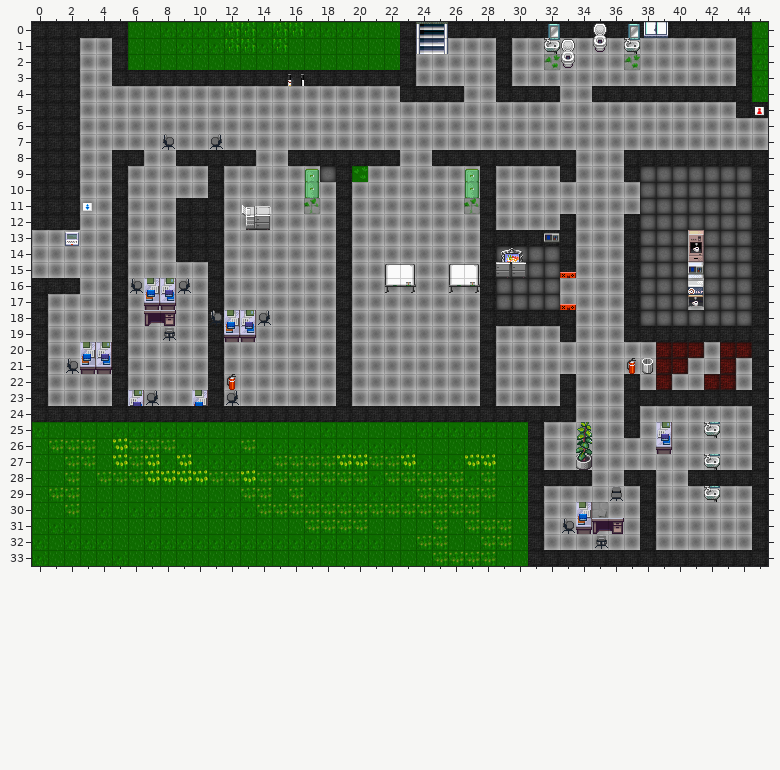
Tiled map (JSON), stored at maps/map-digitalhub.json. The picture above was drawn from the file before the commit.
Cells are 32x32 px. Shown: x 0..45, y 0..33.
New version:
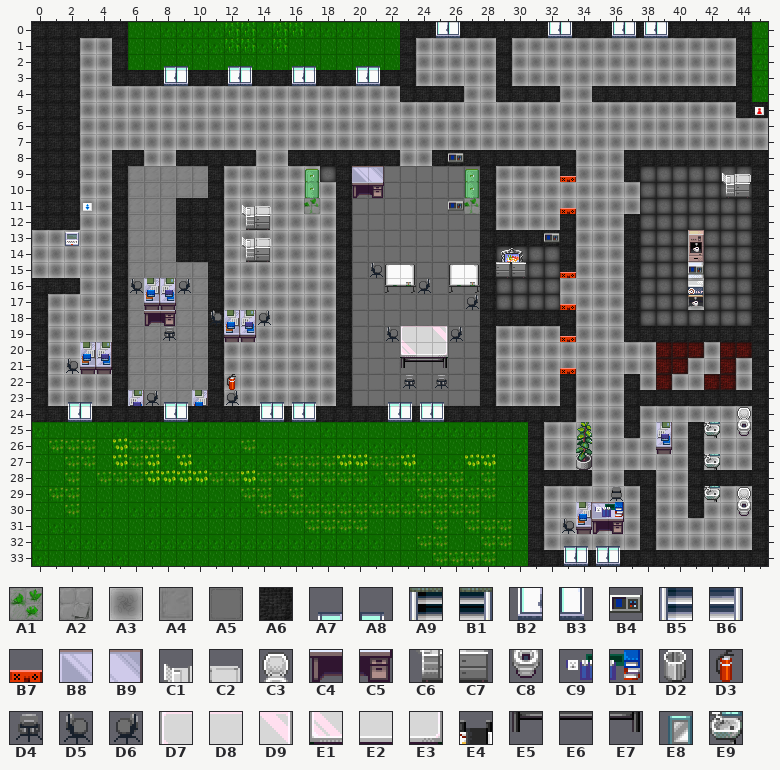
Key: from "floortileset": A1 3, A2 13, A3 14, A4 23, A5 31, A6 37; from "office_1": A7 14, A8 15, A9 24, B1 25, B2 30, B3 31, B4 32, B5 40, B6 41, B7 47, B8 48, B9 49, C1 56, C2 57, C3 62, C4 64, C5 65, C6 72, C7 73, C8 78, C9 80, D1 81, D2 96, D3 97, D4 113, D5 114, D6 115, D7 152, D8 153, D9 154, E1 168, E2 169, E3 170, E4 176, E5 184, E6 185, E7 186, E8 200, E9 216.
__ is an empty cell.
Tiles of an added or newly shown layer are drawn over the layers below it.
Change:
Layer "bottom":
Tile A6 replaces tile A3 in rows 25 to 27 at x 41; in rows 29 to 30 at x 41.
Layer "openFSwebsite" (added):
Tile A5 is added in row 9 at x 22 to 27; in row 10 at x 20 to 27; in row 11 at x 20 to 26; in rows 12 to 18 at x 20 to 27; in rows 19 to 20 at x 20 to 22 and 26 to 27; in rows 21 to 23 at x 20 to 27.
Layer "openDHTwebsite" (added):
Tile A4 is added in rows 9 to 10 at x 6 to 10; in rows 11 to 14 at x 6 to 8; in row 15 at x 6 to 10; in row 16 at x 6 and 9 to 10; in rows 17 to 22 at x 6 to 10; in row 23 at x 7 to 9.
Layer "top":
Tile A7 replaces tile D4 in row 32 at x 35.
Tile A7 is added in row 2 at x 8, 12, 16 and 20; in row 23 at x 2, 8, 14, 16, 22 and 24; in row 32 at x 33.
Tile A8 is added in row 2 at x 9, 13, 17 and 21; in row 23 at x 3, 9, 15, 17, 23 and 25; in row 32 at x 34 and 36.
Tile B2 replaces tile B1 in row 0 at x 25.
Tile B2 replaces tile E8 in row 0 at x 32.
Tile B2 is added in row 0 at x 36; in row 3 at x 8, 12, 16 and 20; in row 24 at x 2, 8, 14, 16, 22 and 24; in row 33 at x 33 and 35.
Tile B3 replaces tile E8 in row 0 at x 37.
Tile B3 is added in row 0 at x 26 and 33; in row 3 at x 9, 13, 17 and 21; in row 24 at x 3, 9, 15, 17, 23 and 25; in row 33 at x 34 and 36.
Tile B7 is added in row 9 at x 33; in row 11 at x 33; in row 19 at x 33; in row 21 at x 33.
Tile C3 is added in row 24 at x 44; in row 29 at x 44.
Tile C8 is added in row 25 at x 44; in row 30 at x 44.
The edit erases tile A1 in row 2 at x 32 and 37.
The edit erases tile A9 in row 0 at x 24.
The edit erases tile B5 in row 1 at x 24.
The edit erases tile B6 in row 1 at x 25.
The edit erases tile C3 in row 0 at x 35; in row 1 at x 33.
The edit erases tile C8 in row 1 at x 35; in row 2 at x 33.
The edit erases tile D2 in row 21 at x 38.
The edit erases tile D3 in row 21 at x 37.
The edit erases tile E9 in row 1 at x 32 and 37.
Layer "book" (removed):
The edit erases the tile that lay hidden in row 30 at x 35 to 36.
The edit erases tile D5 in row 7 at x 8.
The edit erases tile D6 in row 7 at x 11.
Layer "ordi":
Tile B4 is added in row 8 at x 26; in row 11 at x 26.
Tile B8 is added in row 9 at x 20.
Tile B9 is added in row 9 at x 21.
Tile C1 is added in row 9 at x 43; in row 13 at x 13.
Tile C2 is added in row 9 at x 44; in row 13 at x 14.
Tile C4 is added in row 10 at x 20.
Tile C5 is added in row 10 at x 21.
Tile C6 is added in row 10 at x 43; in row 14 at x 13.
Tile C7 is added in row 10 at x 44; in row 14 at x 14.
Tile C9 replaces tile A2 in row 30 at x 35.
Tile D1 replaces tile A3 in row 30 at x 36.
Tile D4 is added in row 22 at x 23 and 25.
Tile D5 is added in row 15 at x 21; in row 19 at x 22.
Tile D6 is added in row 16 at x 24; in row 17 at x 27; in row 19 at x 26.
Tile D7 is added in row 19 at x 23.
Tile D8 is added in row 19 at x 24.
Tile D9 is added in row 19 at x 25.
Tile E1 is added in row 20 at x 23.
Tile E2 is added in row 20 at x 24.
Tile E3 is added in row 20 at x 25.
Tile E5 is added in row 21 at x 23.
Tile E6 is added in row 21 at x 24.
Tile E7 is added in row 21 at x 25.
Layer "override":
The edit erases tile E4 in row 3 at x 16.
